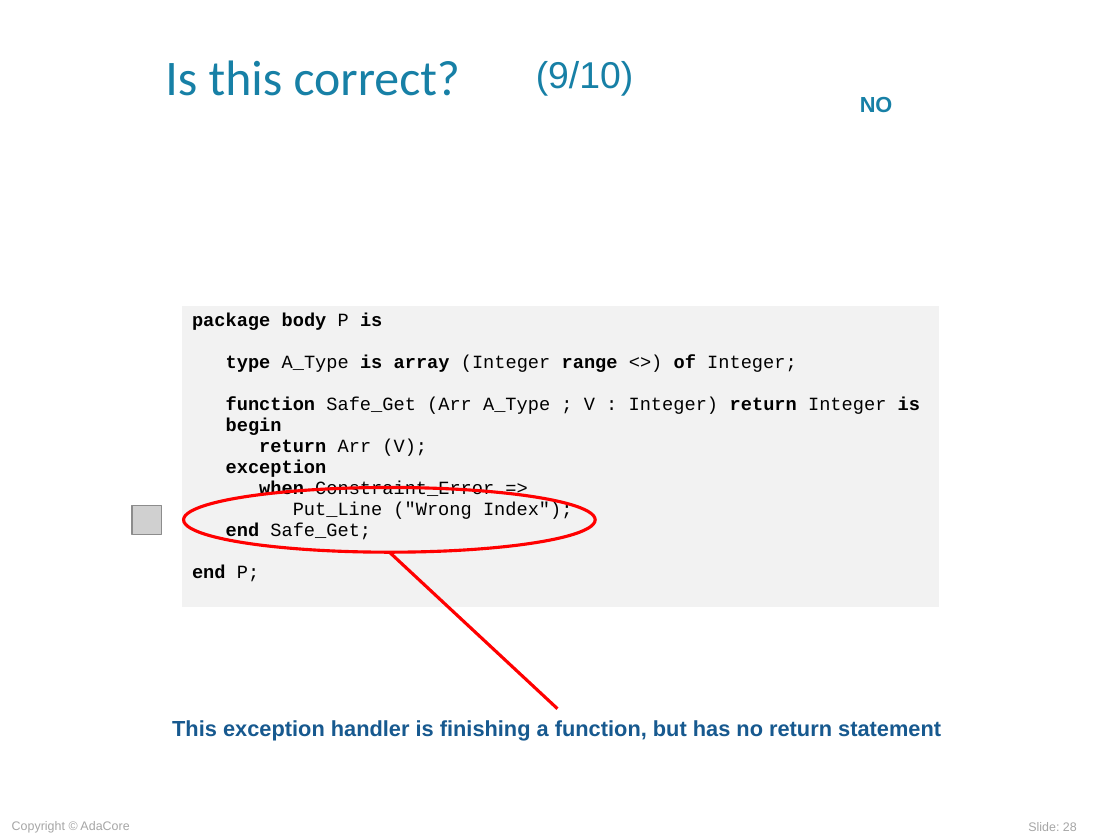
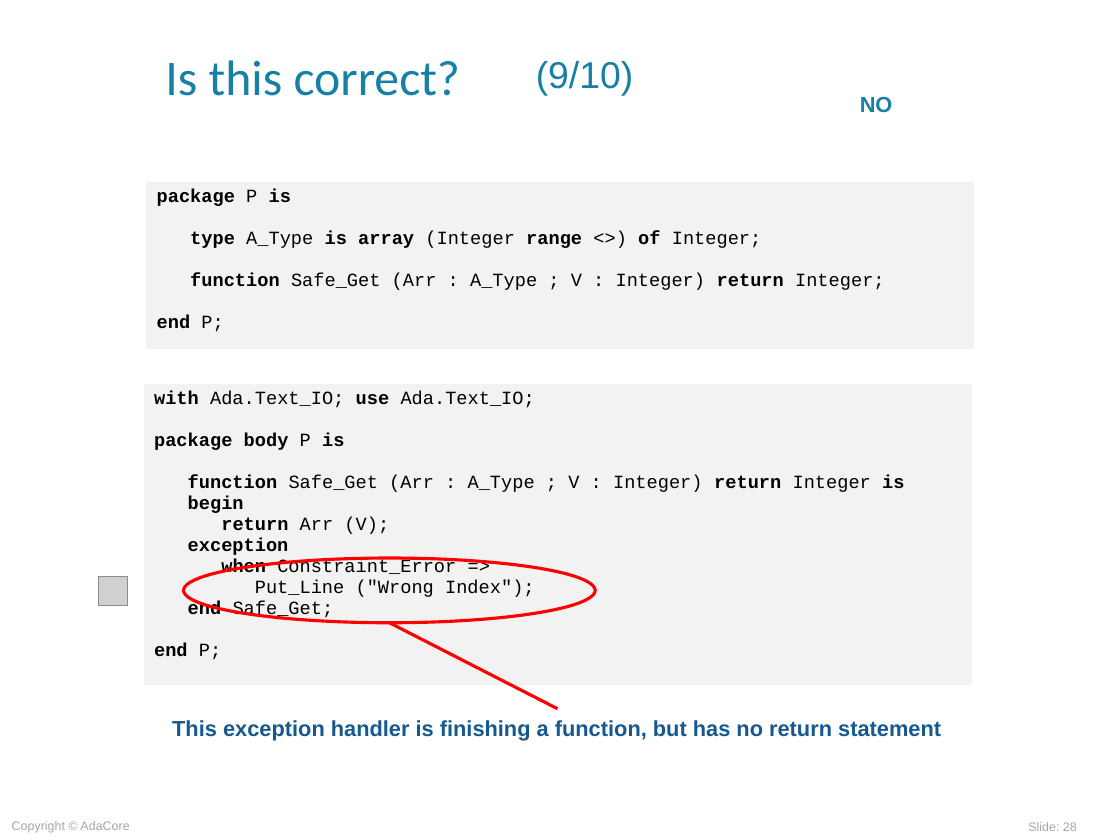
Before and after one commit to AdaCoreU/Courses, a slide deck: slide 28 of lectures/03_Programming_in_the_Large/01_Exceptions/slides/Exceptions.ppt. Drawn at 1120x840 pixels with LibreOffice and Linux fonts; fonts in the diff are those of the drawing; grey boxes stand for pictures; background and template pictures are left out. Boxes give left, top, right and bottom in pixels: in the first picture for what was removed or moved away, otherwise in the second. Text is boxed around its words. In the diff, an @@ line names an element or a change of style, - is before the commit and + after.

Commit message:
Updated English Exceptions Lecture
Updated English Exceptions Lecture

```diff
--- a/lectures/03_Programming_in_the_Large/01_Exceptions/slides/Exceptions.ppt
+++ b/lectures/03_Programming_in_the_Large/01_Exceptions/slides/Exceptions.ppt
@@ table added at (146,181,974,349), 1 rows, 1 columns @@
+package P is / type A_Type is array (Integer range <>) of Integer; / function Safe_Get (Arr : A_Type ; V : Integer) return Integer; / end P;
@@ table at (143,383,972,685) @@
@@ row 1, column 1: "package body P is / type A_Type is array (Integer range <>) of Integer; / function Safe_Get (Arr A_Type ; V : Integer) return Integer is / begin / return Arr (V); / exception / when Constraint_Error => / Put_Line ("Wrong Index"); / end Safe_Get; / end P;" to "with Ada.Text_IO; use Ada.Text_IO; / package body P is / function Safe_Get (Arr : A_Type ; V : Integer) return Integer is / begin / return Arr (V); / exception / when Constraint_Error => / Put_Line ("Wrong Index"); / end Safe_Get; / end P;" @@
@@ table: place and size @@
-table at (180,306,939,608)
+table at (143,383,972,685)
@@ ellipse: place and size @@
-ellipse at (184,487,596,552)
+ellipse at (184,558,596,623)
@@ picture: place and size @@
-picture at (132,505,161,534)
+picture at (99,576,128,605)
@@ line moved from (390, 552) - (558, 709) to (390, 623) - (558, 709) @@
```
Also in this commit, not shown: 26 other slides changed, 1 slide added, 1 other file.
